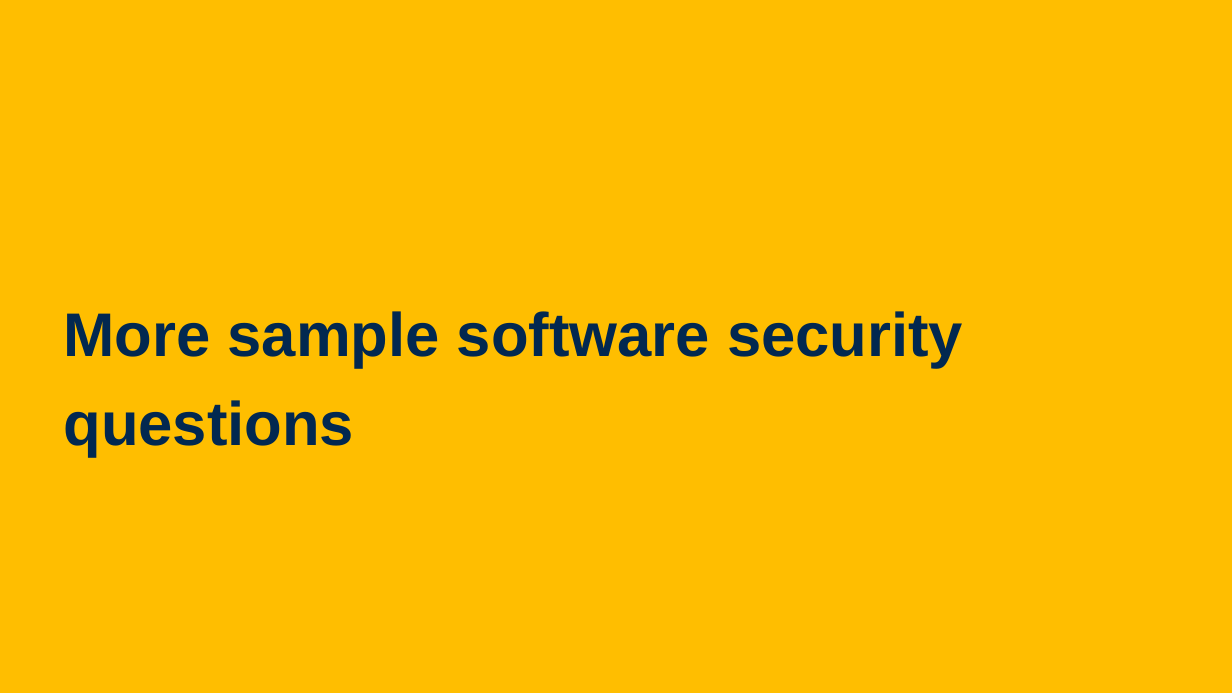
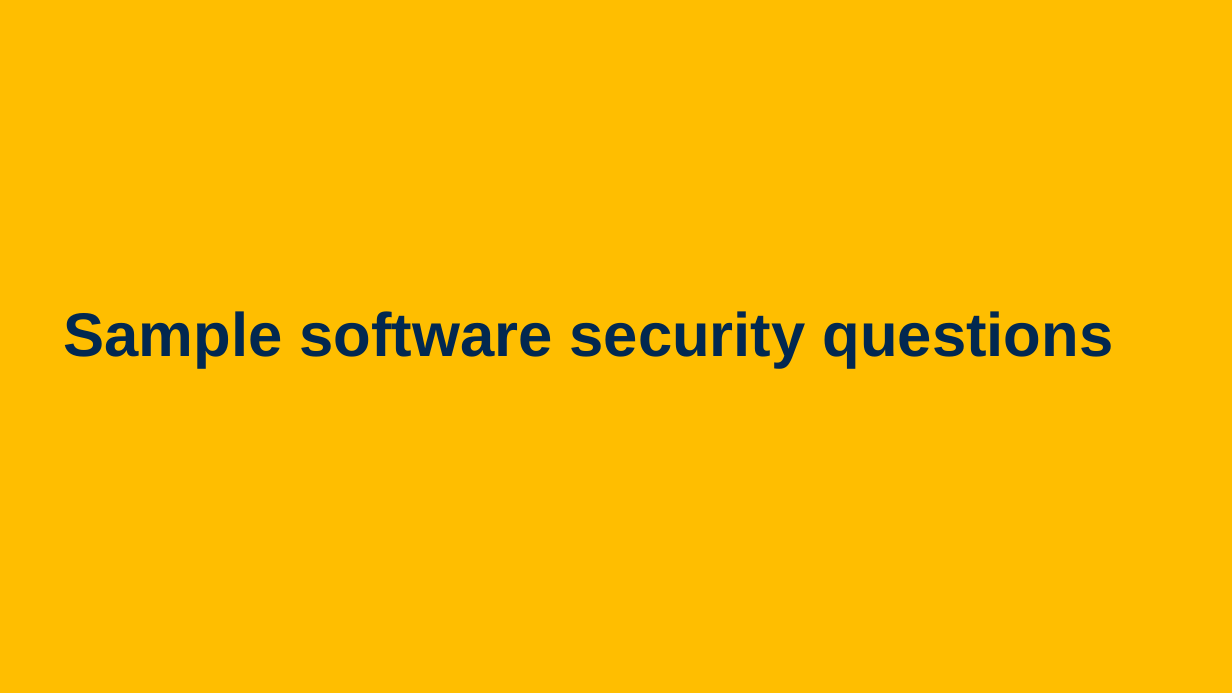
Before and after one commit to davsec-teaching/ECS160-Winter2025, a slide deck: slide 4 of slides/Sample_final_questions.pptx (slide 14 before the commit). Drawn at 1232x693 pixels with LibreOffice and Linux fonts; fonts in the diff are those of the drawing; background and template pictures are left out. Boxes give left, top, right and bottom in pixels: in the first picture for what was removed or moved away, otherwise in the second. Text is boxed around its words. In the diff, an @@ line names an element or a change of style, - is before the commit and + after.

```diff
--- a/slides/Sample_final_questions.pptx
+++ b/slides/Sample_final_questions.pptx
@@ text at <box>64,311,1114,368</box>: text changed @@
-More sample software security questions
+Sample software security questions
```
Also in this commit, not shown: 2 other slides changed, 3 slides added.
